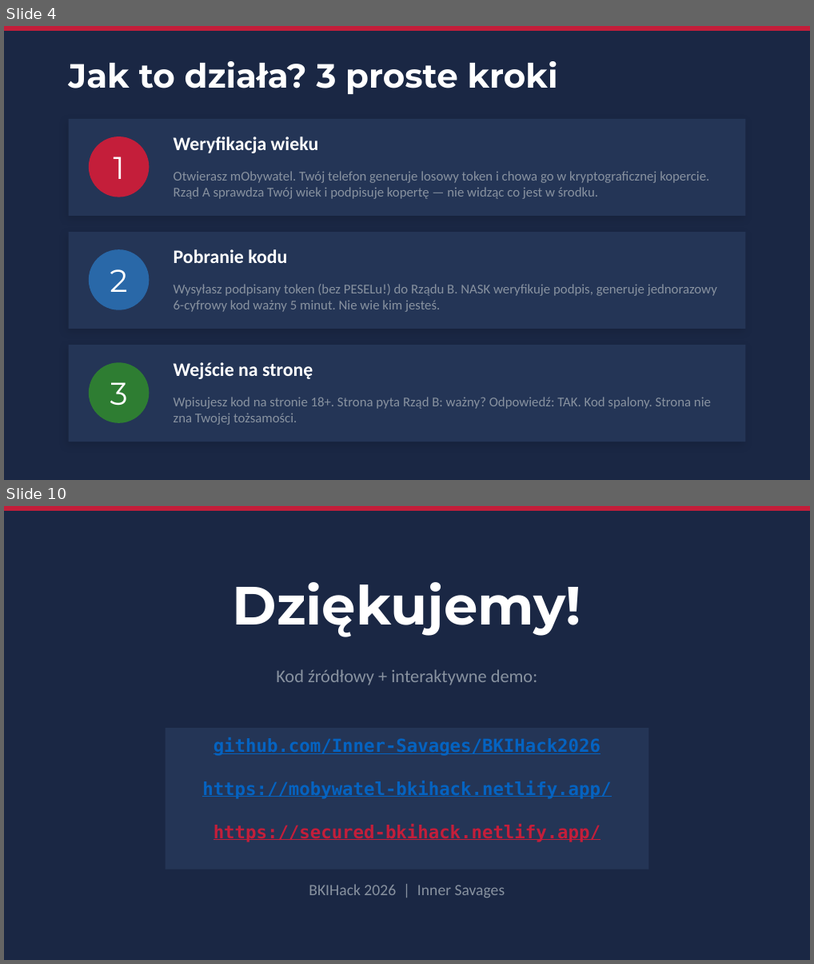
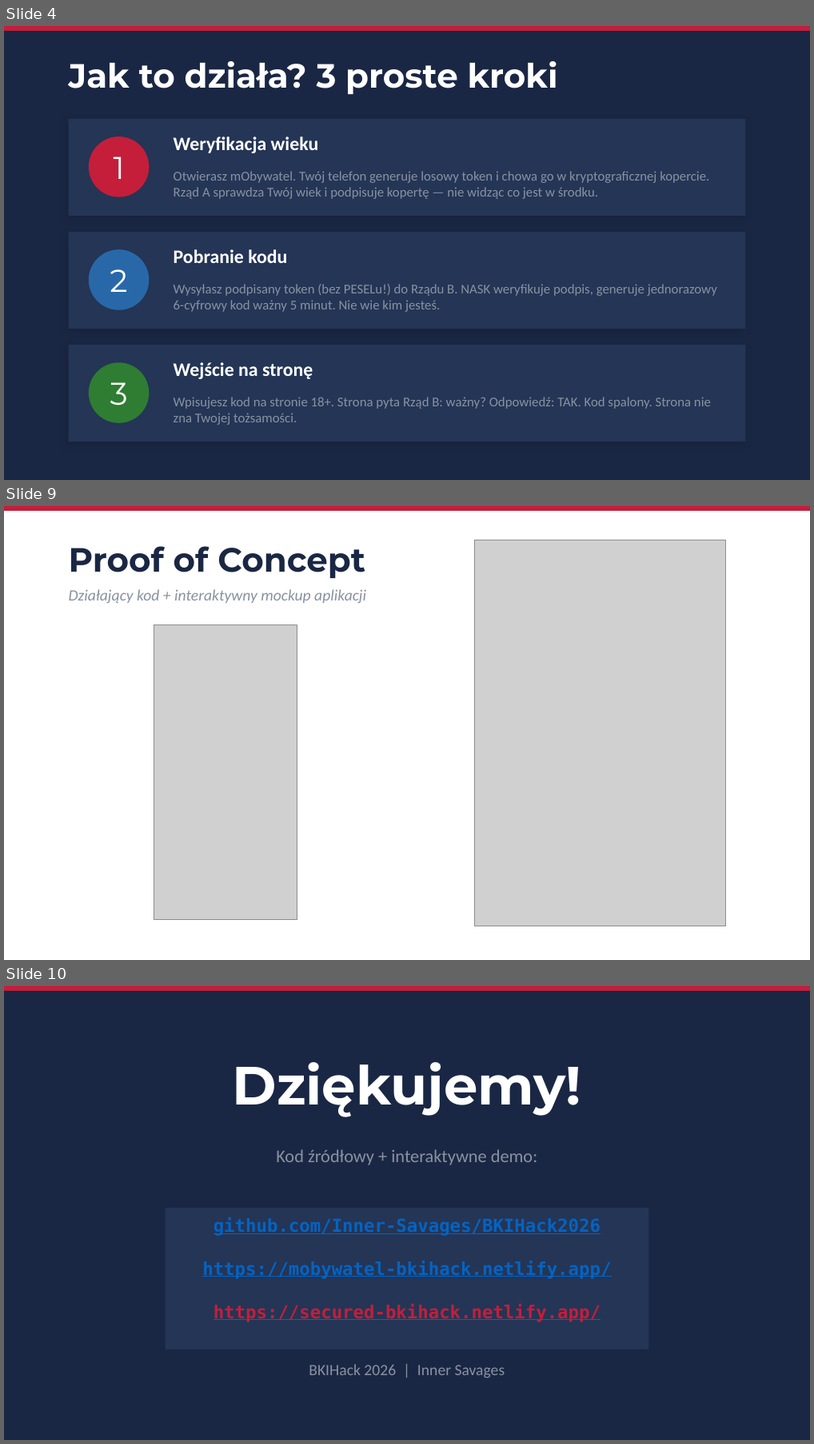
Before and after one commit to Inner-Savages/BKIHack2026, a slide deck: prezentacja.pptx. Shown one above the other, each under a label of ours: slides 4 and 10 before the commit, slides 4, 9 and 10 after it; the slides between them are not shown. The pictures are 814x964 and 814x1444 pixels, drawn with LibreOffice and Linux fonts; fonts in the diff are those of the drawing; grey boxes stand for pictures. Boxes give left, top, right and bottom in pixels: in the first picture for what was removed or moved away, otherwise in the second. Text is boxed around its words. In the diff, an @@ line names an element or a change of style, - is before the commit and + after.

```diff
--- a/prezentacja.pptx
+++ b/prezentacja.pptx
@@ slide 9 added at box(4, 506, 810, 960), background #FFFFFF @@
@@ rectangle added at box(4, 506, 810, 511), fill #C41E3A @@
@@ text added at box(69, 546, 366, 578), 30 pt, text #1A2744, bold @@
+Proof of Concept
@@ picture added at box(474, 540, 726, 925) @@
@@ text added at box(69, 589, 366, 603), 14 pt, text #8892A0, italic @@
+Działający kod + interaktywny mockup aplikacji
@@ picture added at box(154, 625, 297, 919) @@
```
Also in this commit, not shown: 6 slides changed.
